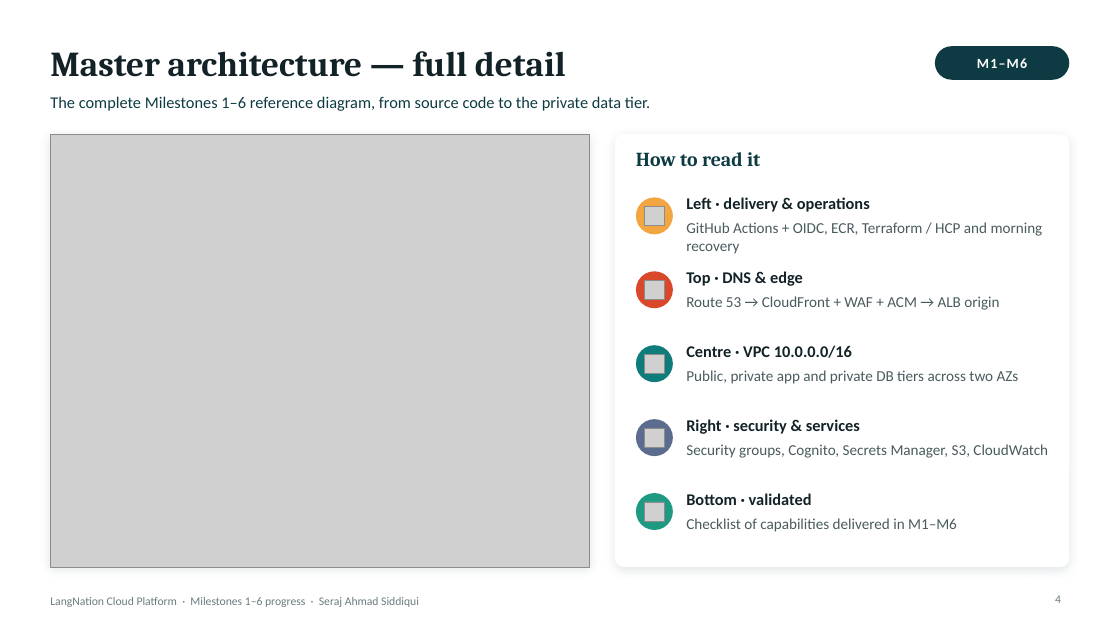
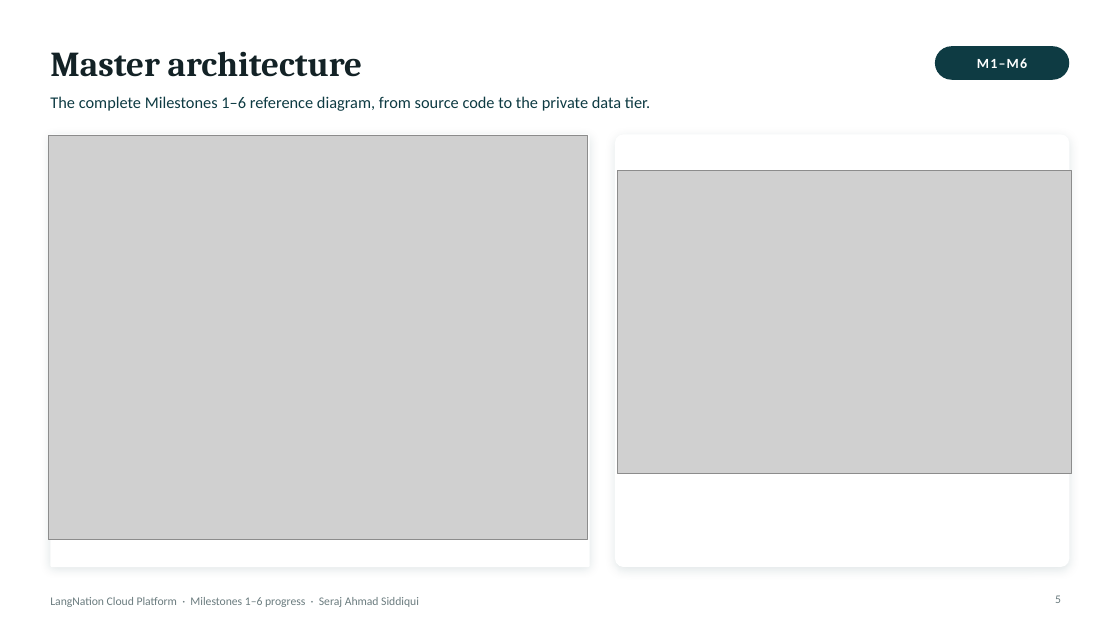
Before and after one commit to sheikhseraj/langnation-cloud-platform, a slide deck: slide 5 of docs/presentation/LangNation_M1-M6_Monday_Presentation.pptx (slide 4 before the commit). Drawn at 1120x630 pixels with LibreOffice and Linux fonts; fonts in the diff are those of the drawing; grey boxes stand for pictures; background and template pictures are left out. Boxes give left, top, right and bottom in pixels: in the first picture for what was removed or moved away, otherwise in the second. Text is boxed around its words. In the diff, an @@ line names an element or a change of style, - is before the commit and + after.

```diff
--- a/docs/presentation/LangNation_M1-M6_Monday_Presentation.pptx
+++ b/docs/presentation/LangNation_M1-M6_Monday_Presentation.pptx
@@ title at [50, 51, 363, 77]: text changed @@
-Master architecture — full detail
+Master architecture
@@ picture: place and size @@
-picture at [50, 134, 590, 567]
+picture at [48, 135, 587, 540]
@@ picture added at [618, 171, 1072, 473] @@
@@ text removed at [636, 152, 760, 166] @@
-How to read it
@@ ellipse removed at [636, 197, 673, 234] @@
@@ picture removed at [645, 207, 665, 226] @@
@@ text removed at [686, 197, 870, 212] @@
-Left · delivery & operations
@@ text removed at [686, 222, 1043, 254] @@
-GitHub Actions + OIDC, ECR, Terraform / HCP and morning recovery
@@ ellipse removed at [636, 271, 673, 308] @@
@@ picture removed at [645, 281, 665, 300] @@
@@ text removed at [686, 271, 803, 286] @@
-Top · DNS & edge
@@ text removed at [686, 296, 999, 310] @@
-Route 53 → CloudFront + WAF + ACM → ALB origin
@@ ellipse removed at [636, 345, 673, 382] @@
@@ picture removed at [645, 355, 665, 374] @@
@@ text removed at [686, 345, 852, 358] @@
-Centre · VPC 10.0.0.0/16
@@ text removed at [686, 370, 1019, 384] @@
-Public, private app and private DB tiers across two AZs
@@ ellipse removed at [636, 419, 673, 456] @@
@@ text removed at [686, 419, 860, 434] @@
-Right · security & services
@@ picture removed at [645, 429, 665, 448] @@
@@ text removed at [686, 444, 1048, 458] @@
-Security groups, Cognito, Secrets Manager, S3, CloudWatch
@@ ellipse removed at [636, 493, 673, 530] @@
@@ picture removed at [645, 502, 665, 522] @@
@@ text removed at [686, 493, 812, 505] @@
-Bottom · validated
@@ text removed at [686, 518, 957, 532] @@
-Checklist of capabilities delivered in M1–M6
@@ page number at [1055, 595, 1061, 603]: text changed @@
-4
+5
```
Also in this commit, not shown: 10 other slides changed, 4 slides added, 1 other file.
